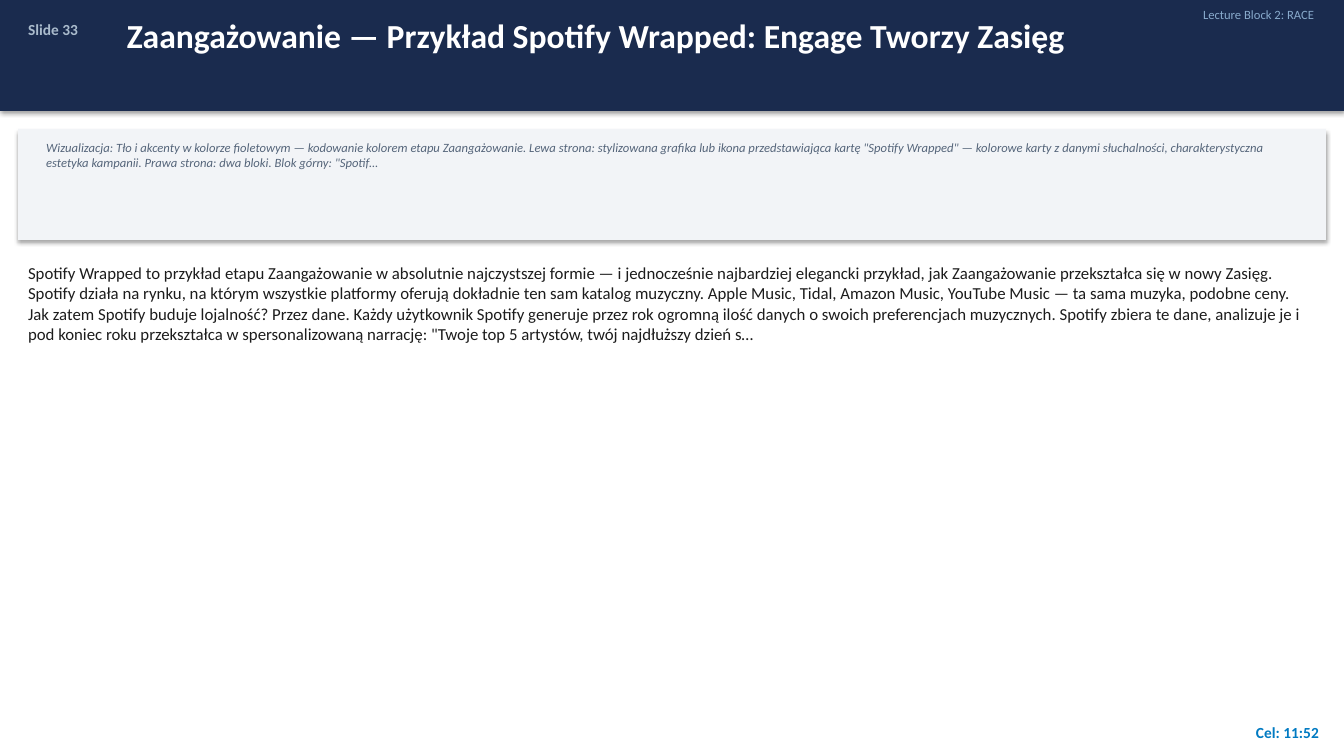
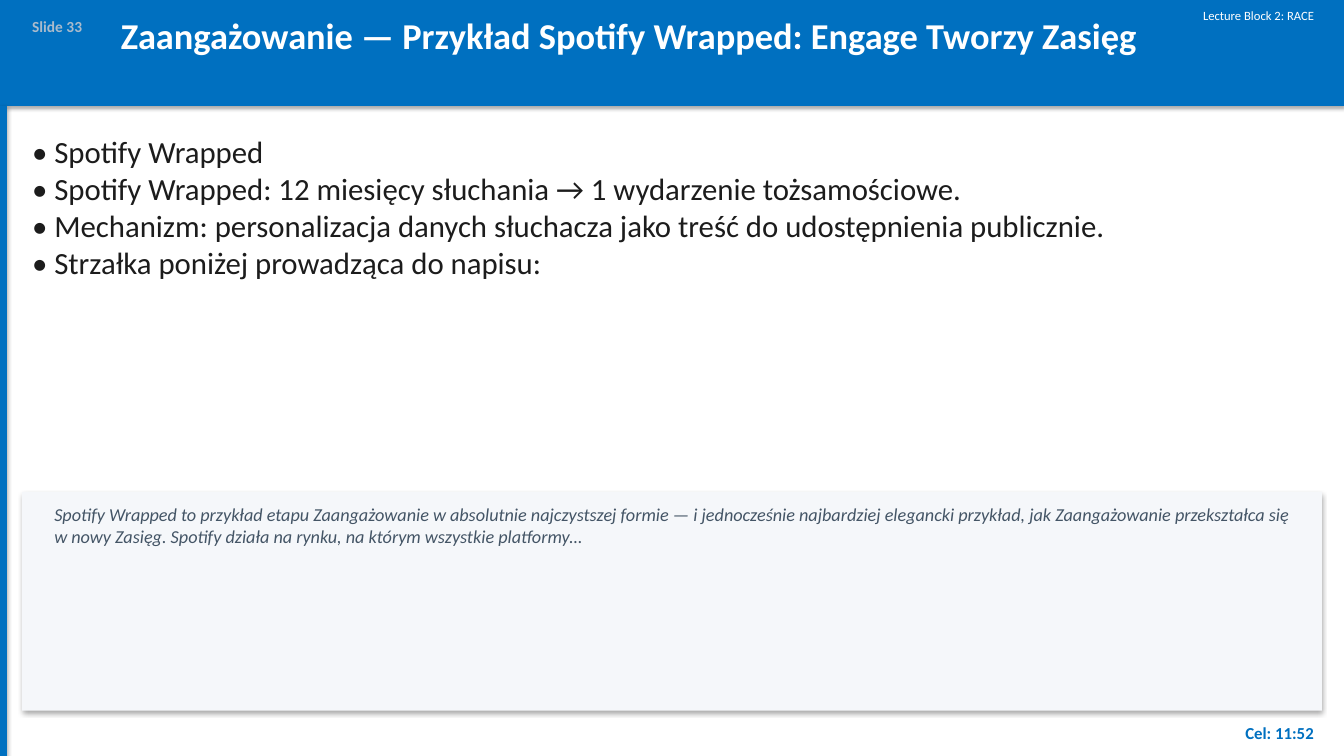
Before and after one commit to porwisz/marketing-zajecia, a slide deck: slide 33 of course-materials/Strategia_Marketingu_Cyfrowego.pptx. Drawn at 1344x756 pixels with LibreOffice and Linux fonts; fonts in the diff are those of the drawing. Boxes give left, top, right and bottom in pixels: in the first picture for what was removed or moved away, otherwise in the second. Text is boxed around its words. In the diff, an @@ line names an element or a change of style, - is before the commit and + after.

```diff
--- a/course-materials/Strategia_Marketingu_Cyfrowego.pptx
+++ b/course-materials/Strategia_Marketingu_Cyfrowego.pptx
@@ rectangle: place and size @@
-rectangle at bbox=[0, 0, 1344, 111]
+rectangle at bbox=[0, 0, 1344, 106]
@@ rectangle at bbox=[0, 0, 1344, 106]: fill #1A2B4E to #0070C0 @@
@@ text "Slide 33": place and size @@
-text "Slide 33" at bbox=[28, 24, 78, 35]
+text "Slide 33" at bbox=[32, 21, 82, 32]
@@ text "Zaangażowanie — Przykład Spotify Wrapped: ..." at bbox=[121, 23, 1136, 55]: size 24 to 26 pt @@
@@ text "Lecture Block 2: RACE" at bbox=[1203, 11, 1314, 20]: text colour #88AACC to #FFFFFF @@
@@ rectangle added at bbox=[0, 106, 7, 756], fill #0070C0 @@
@@ rectangle removed at bbox=[18, 129, 1326, 240] @@
@@ text at bbox=[54, 141, 1104, 280]: text changed; size 9 to 22 pt; text colour #55657A to #1C1C1C; italic off @@
-Wizualizacja: Tło i akcenty w kolorze fioletowym — kodowanie kolorem etapu Zaangażowanie. Lewa strona: stylizowana grafika lub ikona przedstawiająca kartę "Spotify Wrapped" — kolorowe karty z danymi słuchalności, charakterystyczna estetyka kampanii. Prawa strona: dwa bloki. Blok górny: "Spotif…
+• Spotify Wrapped
+• Spotify Wrapped: 12 miesięcy słuchania → 1 wydarzenie tożsamościowe.
+• Mechanizm: personalizacja danych słuchacza jako treść do udostępnienia publicznie.
+• Strzałka poniżej prowadząca do napisu:
@@ rectangle added at bbox=[22, 492, 1322, 711], fill #F5F7FA @@
@@ text at bbox=[54, 508, 1289, 546]: text changed; size 12 to 13 pt; text colour #1C1C1C to #445566; italic on @@
-Spotify Wrapped to przykład etapu Zaangażowanie w absolutnie najczystszej formie — i jednocześnie najbardziej elegancki przykład, jak Zaangażowanie przekształca się w nowy Zasięg. Spotify działa na rynku, na którym wszystkie platformy oferują dokładnie ten sam katalog muzyczny. Apple Music, Tidal, Amazon Music, YouTube Music — ta sama muzyka, podobne ceny. Jak zatem Spotify buduje lojalność? Przez dane. Każdy użytkownik Spotify generuje przez rok ogromną ilość danych o swoich preferencjach muzycznych. Spotify zbiera te dane, analizuje je i pod koniec roku przekształca w spersonalizowaną narrację: "Twoje top 5 artystów, twój najdłuższy dzień s…
+Spotify Wrapped to przykład etapu Zaangażowanie w absolutnie najczystszej formie — i jednocześnie najbardziej elegancki przykład, jak Zaangażowanie przekształca się w nowy Zasięg. Spotify działa na rynku, na którym wszystkie platformy…
@@ text "Cel: 11:52": place and size @@
-text "Cel: 11:52" at bbox=[1256, 727, 1318, 738]
+text "Cel: 11:52" at bbox=[1245, 727, 1314, 739]
@@ text "Cel: 11:52" at bbox=[1245, 727, 1314, 739]: size 11 to 12 pt, text colour #007AC2 to #0070C0 @@
```
Also in this commit, not shown: 81 other slides changed, 3 slides added, 3 slides removed, 1 other file.
